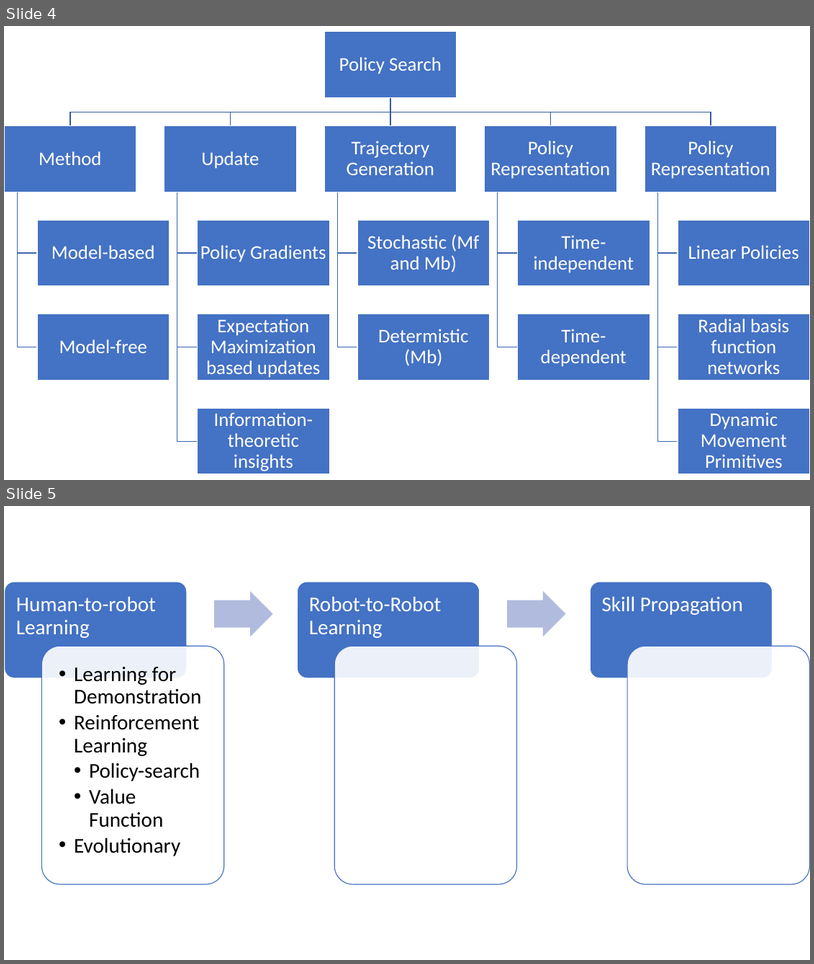
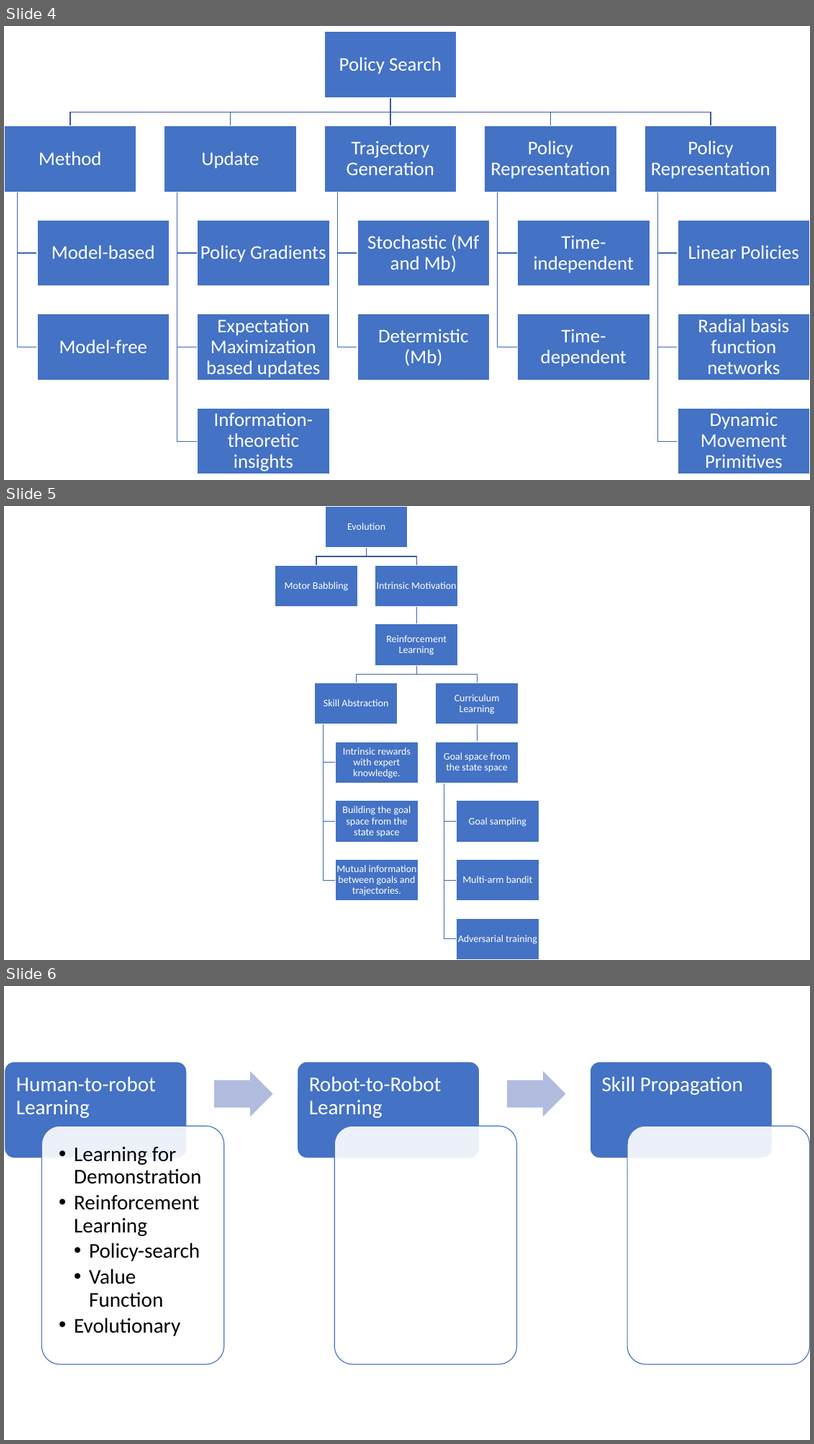
Before and after one commit to resmaessen/Thesis, a slide deck: Literature_to_be_searched.pptx. Shown one above the other, each under a label of ours: slides 4 and 5 before the commit, slides 4, 5 and 6 after it. The pictures are 814x964 and 814x1444 pixels, drawn with LibreOffice and Linux fonts; fonts in the diff are those of the drawing. Boxes give left, top, right and bottom in pixels: in the first picture for what was removed or moved away, otherwise in the second. Text is boxed around its words. In the diff, an @@ line names an element or a change of style, - is before the commit and + after.

```diff
--- a/Literature_to_be_searched.pptx
+++ b/Literature_to_be_searched.pptx
@@ slide 5 added at bbox=[4, 506, 810, 960], background #FFFFFF @@
@@ group added at bbox=[275, 507, 540, 959]: 13 rectangles, 13 texts, 12 freeform shapes @@
+Evolution
+Motor Babbling
+Intrinsic Motivation
+Reinforcement Learning
+Skill Abstraction
+Intrinsic rewards with expert knowledge.
+Building the goal space from the state space
+Mutual information between goals and trajectories.
+Curriculum Learning
+Goal space from the state space
+Goal sampling
+Multi-arm bandit
+Adversarial training
@@ what was slide 5 is now slide 6 @@
```
Also in this commit, not shown: 3 other files.
